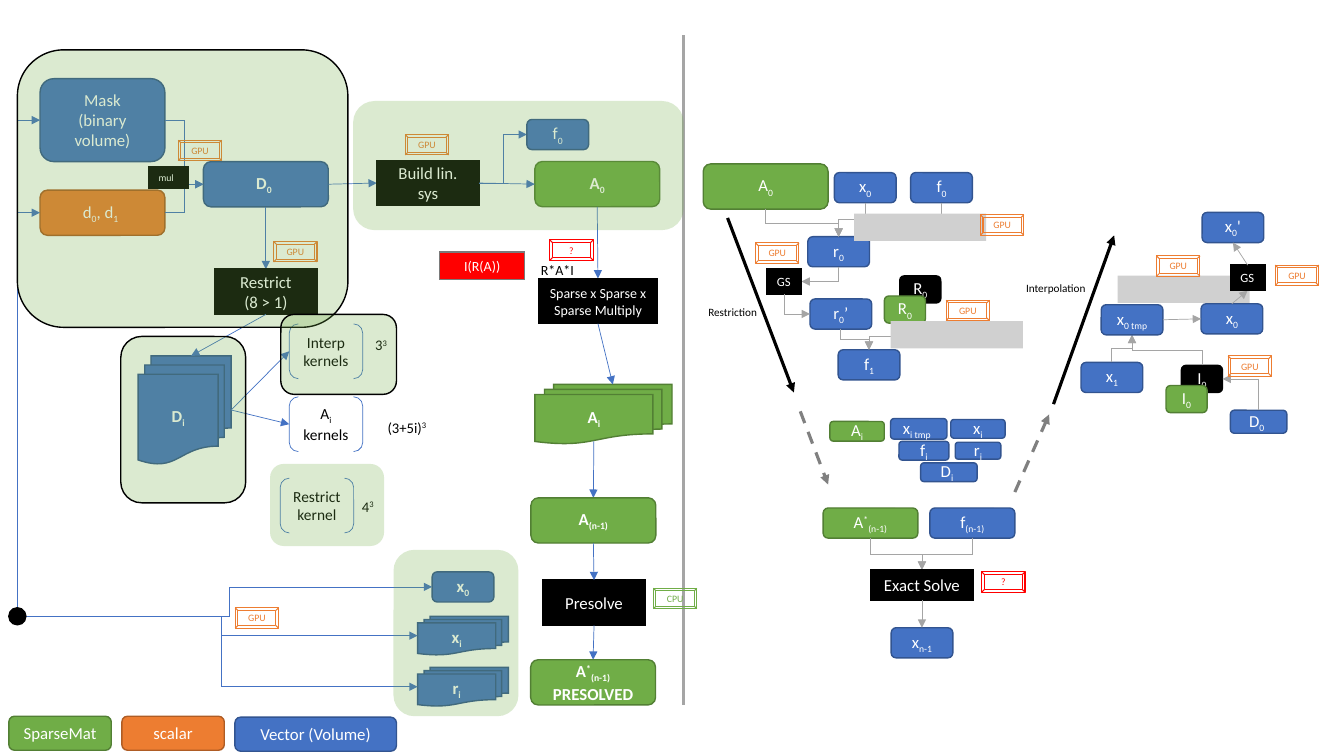
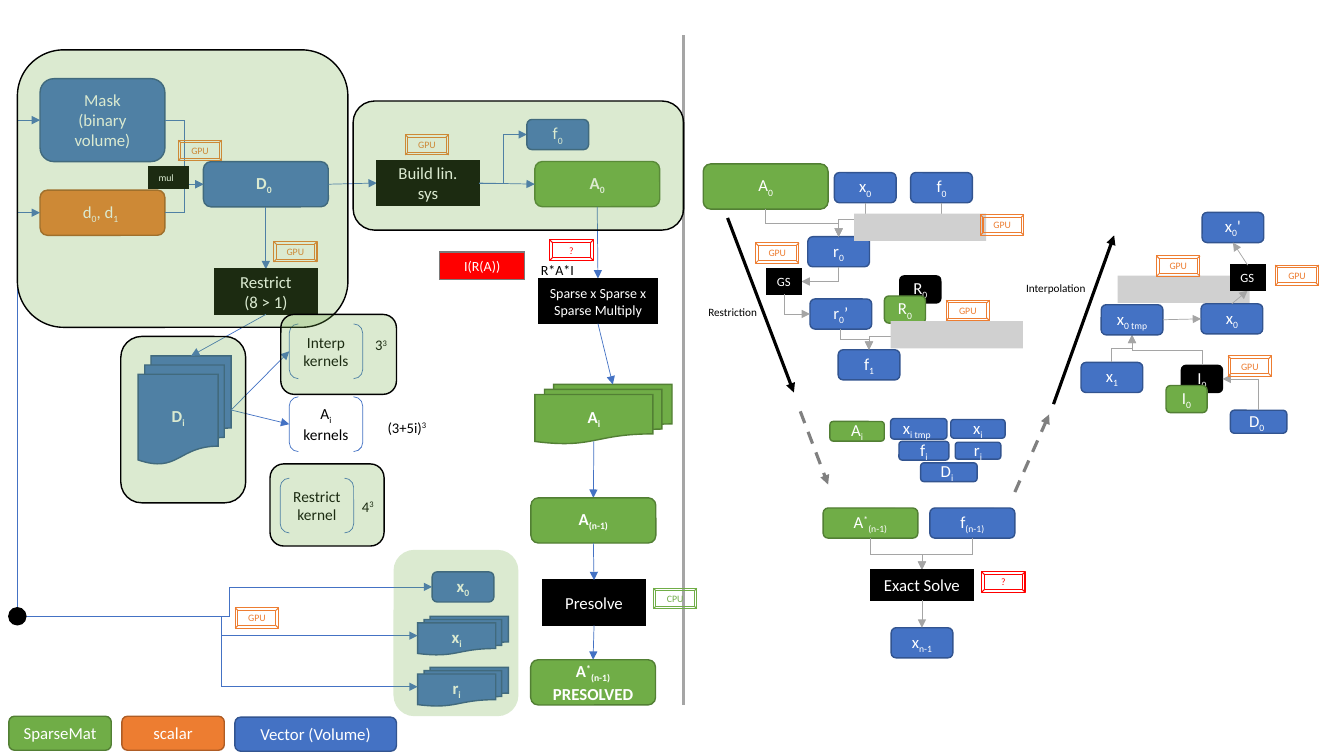
Before and after one commit to PeterZhouSZ/battery, a slide deck: slide 2 of data/process.pptx. Drawn at 1344x756 pixels with LibreOffice and Linux fonts; fonts in the diff are those of the drawing; grey boxes stand for pictures. Boxes give left, top, right and bottom in pixels: in the first picture for what was removed or moved away, otherwise in the second. Text is boxed around its words. In the diff, an @@ line names an element or a change of style, - is before the commit and + after.

```diff
--- a/data/process.pptx
+++ b/data/process.pptx
@@ rounded rectangle at box(353, 101, 684, 230): outline none to #000000 1 pt @@
@@ rounded rectangle at box(270, 464, 384, 545): outline none to #000000 1 pt @@
```
Also in this commit, not shown: 7 other files.
